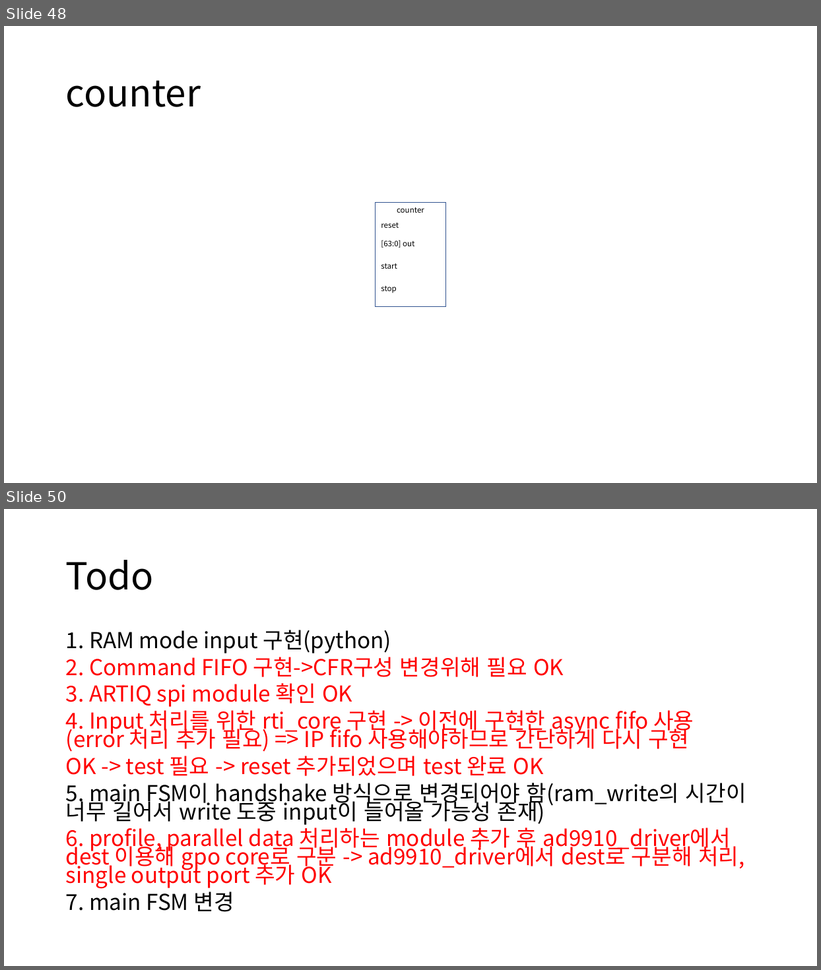
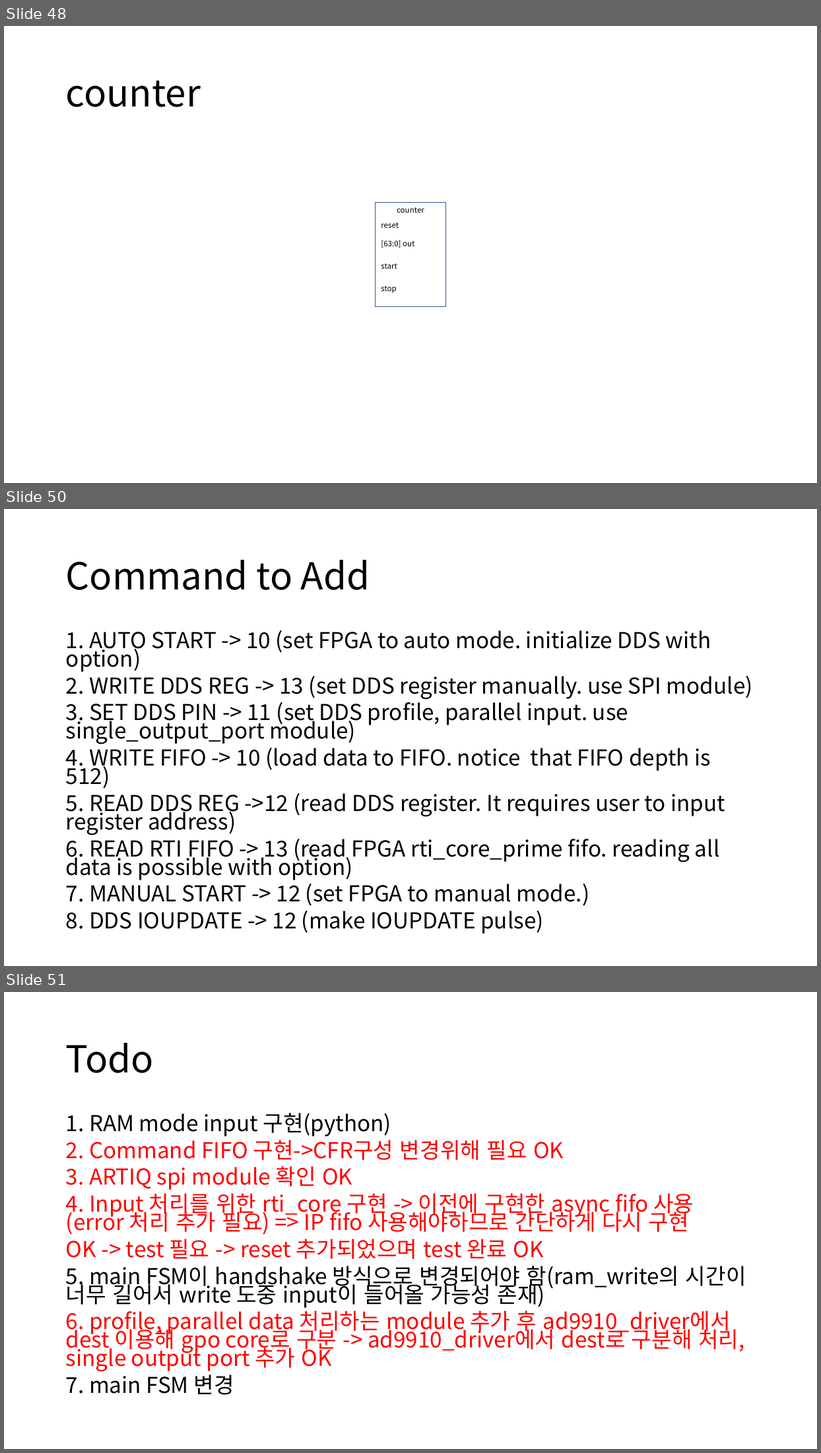
Before and after one commit to snu-quiqcl/AD9910, a slide deck: AD9912_MODULE.pptx. Shown one above the other, each under a label of ours: slides 48 and 50 before the commit, slides 48, 50 and 51 after it; the slides between them are not shown. The pictures are 821x970 and 821x1453 pixels, drawn with LibreOffice and Linux fonts; fonts in the diff are those of the drawing. Boxes give left, top, right and bottom in pixels: in the first picture for what was removed or moved away, otherwise in the second. Text is boxed around its words. In the diff, an @@ line names an element or a change of style, - is before the commit and + after.

```diff
--- a/AD9912_MODULE.pptx
+++ b/AD9912_MODULE.pptx
@@ slide 50 added at <box>4,509,817,966</box>, background #FFFFFF @@
@@ title added at <box>66,560,370,590</box>, 44 pt, text #000000 @@
+Command to Add
@@ text added at <box>66,630,753,934</box>, 25.9 pt, text #000000 @@
+1. AUTO START -> 10 (set FPGA to auto mode. initialize DDS with option)
+2. WRITE DDS REG -> 13 (set DDS register manually. use SPI module)
+3. SET DDS PIN -> 11 (set DDS profile, parallel input. use single_output_port module)
+4. WRITE FIFO -> 10 (load data to FIFO. notice that FIFO depth is 512)
+5. READ DDS REG ->12 (read DDS register. It requires user to input register address)
+6. READ RTI FIFO -> 13 (read FPGA rti_core_prime fifo. reading all data is possible with option)
+7. MANUAL START -> 12 (set FPGA to manual mode.)
+8. DDS IOUPDATE -> 12 (make IOUPDATE pulse)
@@ what was slide 50 is now slide 51 @@
```
Also in this commit, not shown: 1 slide changed.
